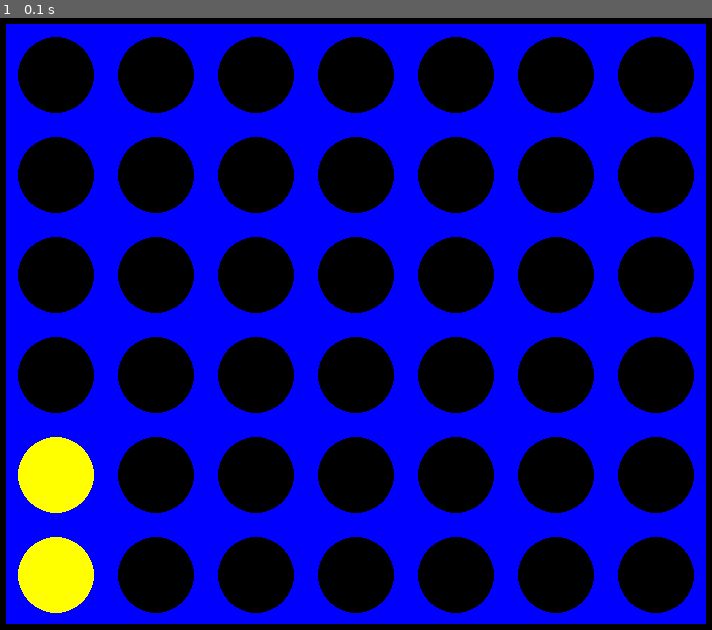
Above: before the commit, frame 1.
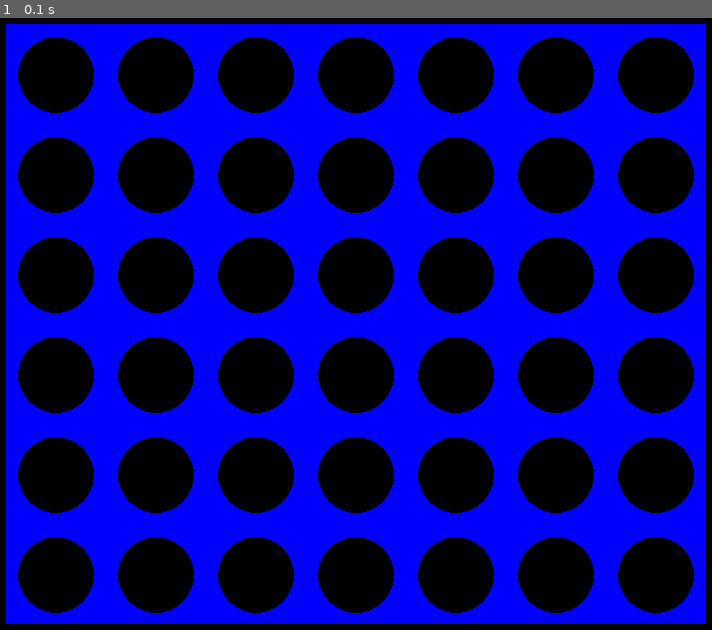
Above: after the commit, the same moment.

Repository: SARdude54/ConnectFourPygame
Game: pygame game, started from main.py
Two runs of this game, one before a commit and one after it. Both use one fixed random seed, a clock stepped at 60 frames per second and the inputs below.
Inputs:
- Up to frame 1 (0.1 s): no input

The runs differ from the first frame. In frame 1, 2.1% of the frame differs, in the area x 2-14%, y 68-98%.

Commit message:
Added function that checks available spot on column clicked

Diff:
--- a/main.py
+++ b/main.py
@@ -6,21 +6,23 @@
 
 clock = pygame.time.Clock()
 window = pygame.display.set_mode((900, 800))
+pygame.display.set_caption("Connect Four")
 
 running = True
 clicked = False
+turn = 1
+# TODO Work on who's turn it is
 
 COL = 7
 ROW = 6
+
+RADIUS = 38
 
 game_board = [[{
     "cord": [c, r],
     "pos_cord": [r * 100 + 150, c * 100 + 151],
     "value": 0
 } for r in range(0, ROW + 1)] for c in range(0, COL + 1)]
-#
-game_board[5][0]["value"] = 2
-game_board[4][0]["value"] = 2
 
 
 def draw_board(screen: pygame.Surface, board: list[list[dict]]):
@@ -37,11 +39,11 @@
     for r in range(0, ROW):
         for c in range(0, COL):
             if board[r][c]["value"] == 0:
-                pygame.draw.circle(screen, (0, 0, 0), board[r][c]["pos_cord"], 38)
+                pygame.draw.circle(screen, (0, 0, 0), board[r][c]["pos_cord"], RADIUS)
             if board[r][c]["value"] == 1:
-                pygame.draw.circle(screen, (255, 0, 0), board[r][c]["pos_cord"], 38)
+                pygame.draw.circle(screen, (255, 0, 0), board[r][c]["pos_cord"], RADIUS)
             if board[r][c]["value"] == 2:
-                pygame.draw.circle(screen, (255, 255, 0), board[r][c]["pos_cord"], 38)
+                pygame.draw.circle(screen, (255, 255, 0), board[r][c]["pos_cord"], RADIUS)
 
 
 def get_available_positions(board: list[list[dict]]):
@@ -72,14 +74,28 @@
     return available_positions
 
 
+def get_col_clicked(x):
+    for c in range(0, COL):
+        if game_board[0][c]["pos_cord"][0] - RADIUS <= x <= game_board[0][c]["pos_cord"][0] + RADIUS:
+            return c
+
+
+def get_available_pos_col(col):
+    for r in range(ROW - 1, -1, -1):
+        if game_board[r][col]["value"] == 0:
+            return game_board[r][col]
+
+
 if __name__ == "__main__":
     while running:
         draw_board(window, game_board)
+        mx, my = pygame.mouse.get_pos()
 
         for event in pygame.event.get():
 
             if event.type == MOUSEBUTTONDOWN:
                 clicked = True
+                print(get_available_pos_col(get_col_clicked(mx)))
 
             if event.type == MOUSEBUTTONUP:
                 clicked = False
